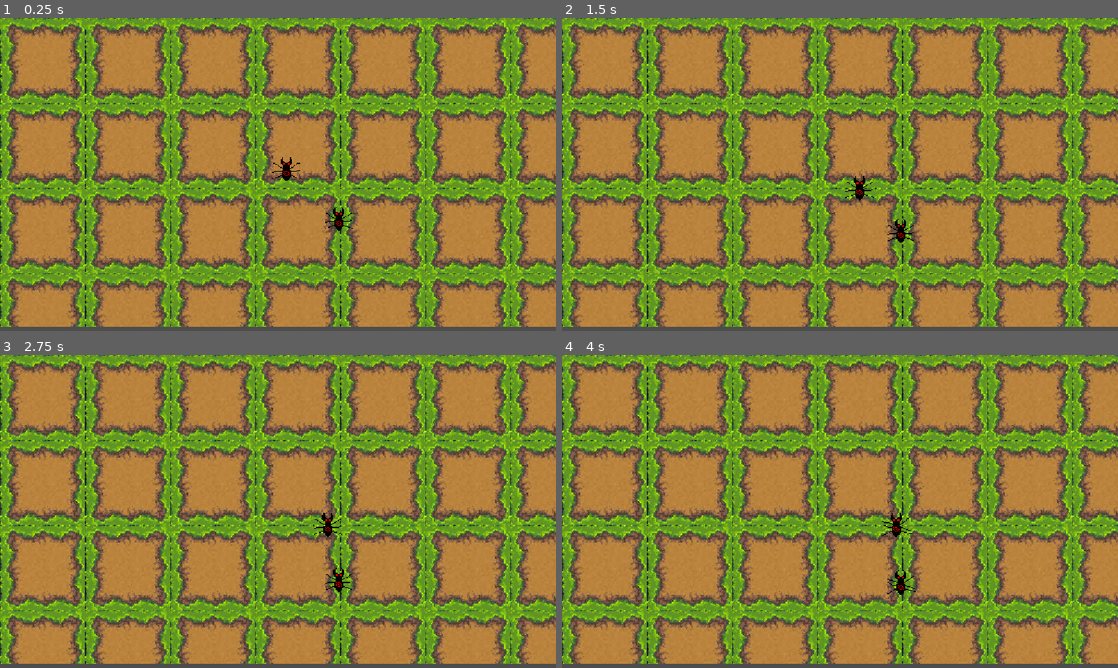
Above: before the commit, frames 1-4 (two rows, left to right).
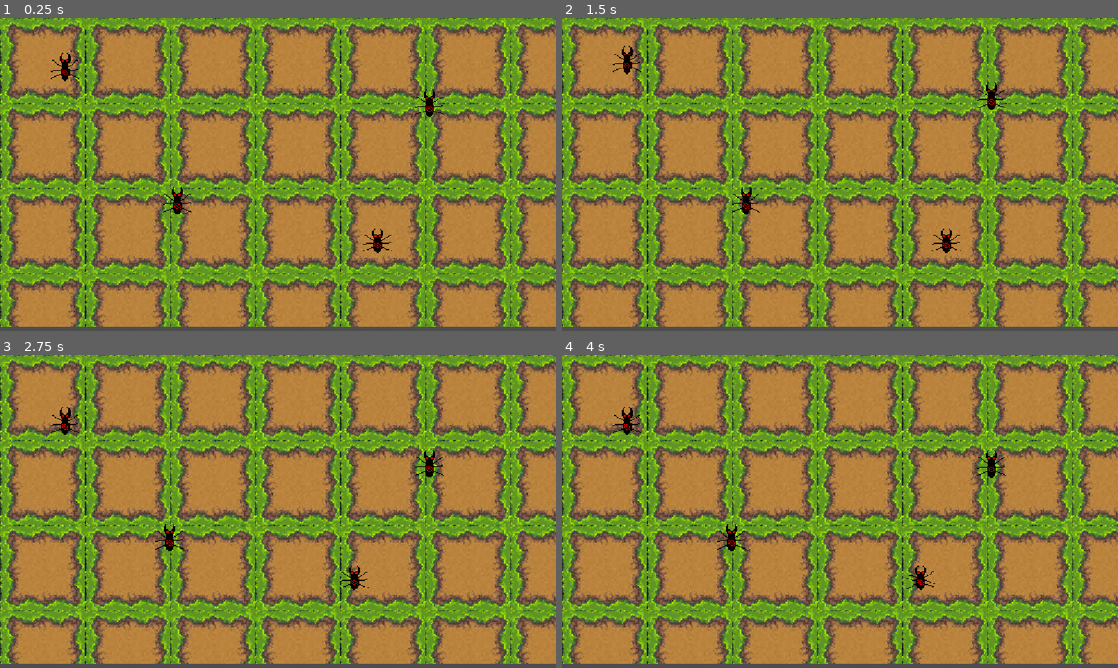
Above: after the commit, the same moments.

Repository: vladydad/Invasion_godot
Game: Godot game, scene res://NPC.tscn
The game is run twice, just before and just after one commit, with the same random seed, the same clock (stepped at 60 frames per second) and the same inputs.
Inputs:
- Up to frame 1 (0.25 s): no input
- Up to frame 2 (1.5 s): hold Right (ui_right) 0.53-1.28 s; hold Down (ui_down) from 1.28 s (still down)
- Up to frame 3 (2.75 s): release Down (ui_down) at 2.03 s; hold Right (ui_right) from 2.03 s (still down)
- Up to frame 4 (4 s): release Right (ui_right) at 2.78 s; hold Up (ui_up) 2.78-3.53 s; hold Left (ui_left) from 3.53 s (still down)

The runs differ from the first frame. In frame 1, 0.8% of the frame differs, in the area x 9-80%, y 11-76%; in frame 2, 0.8%; in frame 3, 0.8%; in frame 4, 0.8%, in the area x 9-80%, y 16-77%.

Commit message:
aaa

Diff:
--- a/invasion/NPCC.gd
+++ b/invasion/MAIN_NPC.gd
@@ -1,23 +1,33 @@
 extends CharacterBody2D
 
-var speed = 20
+var speed = 50
 var direction = Vector2.RIGHT
 var stopped = false
 
-var min_x = 30
-var max_x = 40
-var min_y = 100
+var min_x = -50
+var max_x = 50
+var min_y = -50
 var max_y = 50
 
 @onready var anim = $AnimatedSprite2D
 
 func _ready():
+	random_walk()
+
+func random_walk():
 	while true:
+		direction = [
+			Vector2.RIGHT,
+			Vector2.LEFT,
+			Vector2.UP,
+			Vector2.DOWN
+		].pick_random()
+
 		stopped = false
-		direction = [Vector2.RIGHT, Vector2.LEFT, Vector2.UP, Vector2.DOWN].pick_random()
-		await get_tree().create_timer(3).timeout
+		await get_tree().create_timer(randf_range(2, 4)).timeout
+
 		stopped = true
-		await get_tree().create_timer(2).timeout
+		await get_tree().create_timer(randf_range(1, 3)).timeout
 
 func _physics_process(delta):
 	if stopped:
@@ -31,12 +41,9 @@
 
 	if position.x > max_x:
 		direction = Vector2.LEFT
-
 	if position.x < min_x:
 		direction = Vector2.RIGHT
-
 	if position.y > max_y:
 		direction = Vector2.UP
-
 	if position.y < min_y:
 		direction = Vector2.DOWN
--- a/invasion/NPC.tscn
+++ b/invasion/NPC.tscn
@@ -2,8 +2,7 @@
 
 [ext_resource type="Texture2D" uid="uid://b4wb86fk5ps7w" path="res://images (1).jpg" id="1_twre2"]
 [ext_resource type="Texture2D" uid="uid://es731ct6y7v1" path="res://basic Alien spritesheet.png" id="2_tciug"]
-[ext_resource type="Script" uid="uid://crw5thdd2brw3" path="res://NPCC.gd" id="4_bksm8"]
-[ext_resource type="Script" uid="uid://b713226qq8156" path="res://NPCCCC.gd" id="4_tciug"]
+[ext_resource type="Script" uid="uid://crw5thdd2brw3" path="res://MAIN_NPC.gd" id="4_bksm8"]
 
 [sub_resource type="AtlasTexture" id="AtlasTexture_6sao2"]
 atlas = ExtResource("2_tciug")
@@ -913,13 +912,13 @@
 [node name="Node" type="Node" unique_id=1893796967]
 
 [node name="NPC1" type="CharacterBody2D" parent="." unique_id=324112734]
-script = ExtResource("4_tciug")
+script = ExtResource("4_bksm8")
 
 [node name="AnimatedSprite2D" type="AnimatedSprite2D" parent="NPC1" unique_id=543553903]
 z_index = 1
 z_as_relative = false
-position = Vector2(592.62506, 297)
-scale = Vector2(0.11367172, 0.08333331)
+position = Vector2(770, 458)
+scale = Vector2(0.11367172, 0.08281251)
 sprite_frames = SubResource("SpriteFrames_ial2q")
 animation = &"IDLE"
 
@@ -938,8 +937,8 @@
 [node name="AnimatedSprite2D" type="AnimatedSprite2D" parent="NPC2" unique_id=1199714741]
 z_index = 1
 z_as_relative = false
-position = Vector2(702, 408)
-scale = Vector2(0.11367172, 0.08333331)
+position = Vector2(354.99994, 374)
+scale = Vector2(0.11367172, 0.096354194)
 sprite_frames = SubResource("SpriteFrames_ial2q")
 animation = &"IDLE"
 
@@ -947,3 +946,35 @@
 
 [node name="Area2D" type="Area2D" parent="NPC2" unique_id=819101344]
 scale = Vector2(1, 0.99999994)
+
+[node name="NPC3" type="CharacterBody2D" parent="." unique_id=939415558]
+script = ExtResource("4_bksm8")
+
+[node name="AnimatedSprite2D" type="AnimatedSprite2D" parent="NPC3" unique_id=1161077879]
+z_index = 1
+z_as_relative = false
+position = Vector2(134.99997, 110.000015)
+scale = Vector2(0.11367172, 0.096354194)
+sprite_frames = SubResource("SpriteFrames_ial2q")
+animation = &"IDLE"
+
+[node name="Timer" type="Timer" parent="NPC3" unique_id=149443672]
+
+[node name="Area2D" type="Area2D" parent="NPC3" unique_id=1446903347]
+scale = Vector2(1, 0.99999994)
+
+[node name="NPC4" type="CharacterBody2D" parent="." unique_id=2006976875]
+script = ExtResource("4_bksm8")
+
+[node name="AnimatedSprite2D" type="AnimatedSprite2D" parent="NPC4" unique_id=1396682905]
+z_index = 1
+z_as_relative = false
+position = Vector2(889.99994, 185.00002)
+scale = Vector2(0.11367172, 0.096354194)
+sprite_frames = SubResource("SpriteFrames_ial2q")
+animation = &"IDLE"
+
+[node name="Timer" type="Timer" parent="NPC4" unique_id=845908485]
+
+[node name="Area2D" type="Area2D" parent="NPC4" unique_id=841887226]
+scale = Vector2(1, 0.99999994)
Renamed: invasion/NPCC.gd.uid -> invasion/MAIN_NPC.gd.uid
Renamed: invasion/NPCCCC.gd -> invasion/MAIN_NPC2.gd
Renamed: invasion/NPCCCC.gd.uid -> invasion/MAIN_NPC2.gd.uid
